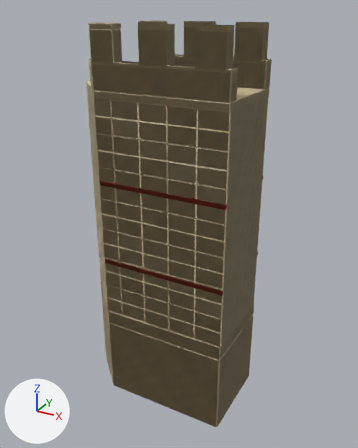
Before and after pictures for a commit that changed the glTF model app/assets/buildings/verona_gate_diagonal_link/verona_gate_diagonal_link.glb.
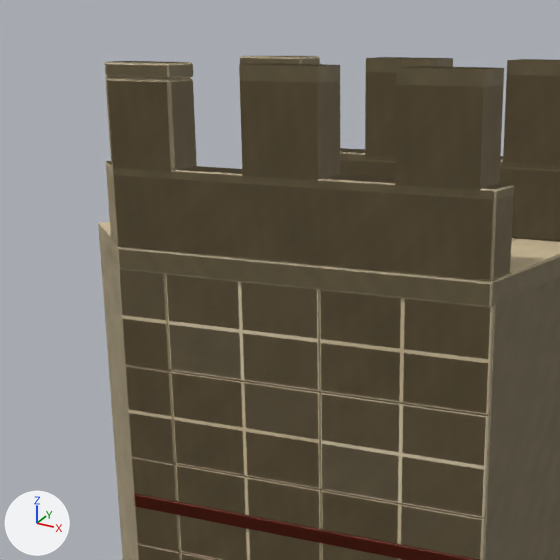
Each version is shown whole from a camera (50 mm lens) standing at (11.44, -10.19, 8.13) and looking at (5.74, 0.18, 2.94), then close up on the part from 14% to 71% of the width and 0% to 46% of the height. Every picture has the same lights, and +X, +Y and +Z are marked at lower left. The first two pictures are the older version. Where no turn or scale is listed for an object, it has been applied to the vertices. Vertices at exactly the same position are counted once.

Script lines for the objects in view, before the commit:
```python
ob_limestone_trim_001 = bpy.data.objects.new('Limestone_trim.001', me_walkway_limestone_trim_019)
ob_limestone_trim_001.location = (0.0, 0.0, 0.0)
ob_limestone_trim_002 = bpy.data.objects.new('Limestone_trim.002', me_walkway_limestone_trim_021)
ob_limestone_trim_002.location = (0.0, 0.0, 0.0)
ob_limestone_trim_004 = bpy.data.objects.new('Limestone_trim.004', me_walkway_limestone_trim_023)
ob_limestone_trim_004.location = (0.0, 0.0, 0.0)
ob_pompeian_red_004 = bpy.data.objects.new('Pompeian_red.004', me_wall_pompeian_red_023)
ob_pompeian_red_004.location = (0.0, 0.0, 0.0)
ob_travertine_001 = bpy.data.objects.new('Travertine.001', me_foundation_travertine_019)
ob_travertine_001.location = (0.0, 0.0, 0.0)
ob_travertine_002 = bpy.data.objects.new('Travertine.002', me_foundation_travertine_021)
ob_travertine_002.location = (0.0, 0.0, 0.0)
ob_travertine_004 = bpy.data.objects.new('Travertine.004', me_foundation_travertine_023)
ob_travertine_004.location = (0.0, 0.0, 0.0)
# also in view: 'Limewash.002' at (5.44, 0.0, 3.4); 'Limewash.001' at (5.44, 0.0, 3.4); 'Limewash.004' at (5.44, 0.0, 3.4)
```
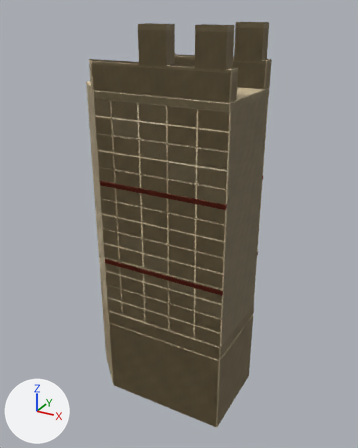
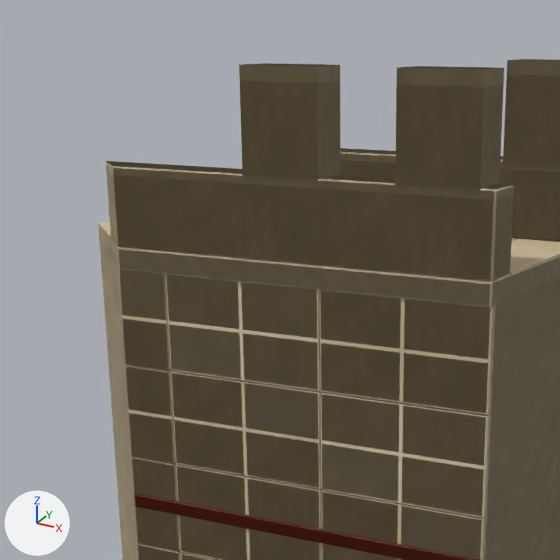
Boxes [x1, y1, x2, y2] around the edits, measured in the close-ups (560 x 560 px):
'Travertine.001', reshaped: before [98, 75, 560, 560]; after [98, 78, 560, 560]
'Travertine.002', reshaped: before [114, 78, 560, 560]; after [119, 81, 560, 560]
'Travertine.004', reshaped: before [107, 72, 560, 279]; after [240, 75, 560, 279]
'Limestone_trim.002', reshaped: before [98, 57, 560, 307]; after [98, 59, 560, 307]
'Limestone_trim.004', reshaped: before [113, 56, 560, 199]; after [113, 60, 560, 199]
'Limestone_trim.001', reshaped: before [106, 56, 560, 201]; after [106, 59, 560, 201]
part 1 of me_walkway_limestone_trim_019, deleted: before [367, 57, 452, 71]
part 2 of me_walkway_limestone_trim_019, deleted: before [266, 56, 319, 64]
part 3 of me_foundation_travertine_019, deleted: before [106, 77, 175, 171]
part 4 of me_foundation_travertine_019, deleted (brown): before [368, 75, 397, 158]
part 5 of me_walkway_limestone_trim_021, deleted (brown): before [104, 61, 193, 79]
part 6 of me_walkway_limestone_trim_021, deleted: before [269, 57, 320, 64]
part 7 of me_walkway_limestone_trim_021, deleted: before [368, 57, 453, 73]
part 8 of me_foundation_travertine_021, deleted (brown): before [114, 78, 197, 173]
part 9 of me_foundation_travertine_021, deleted (brown): before [367, 124, 396, 161]
part 10 of me_walkway_limestone_trim_023, deleted: before [240, 56, 319, 65]
part 11 of me_walkway_limestone_trim_023, deleted (brown): before [366, 58, 453, 72]
part 12 of me_foundation_travertine_023, deleted (brown): before [107, 78, 193, 170]
part 13 of me_foundation_travertine_023, deleted (brown): before [365, 72, 397, 159]

Edits to the bpy script that builds the scene:
```text
Change me_walkway_limestone_trim_019:
    remove me_walkway_limestone_trim_019.from_pydata(...)  # 208 vertices, 380 faces; spans x 3.29..7.6, y -1.15..1.15, z 6.22..7.8
    add me_walkway_limestone_trim_019.from_pydata(...)  # 138 vertices, 252 faces; spans x 3.29..7.6, y -1.15..1.15, z 6.22..7.8
    me_walkway_limestone_trim_019 part 1: the loose piece of 24 vertices spanning x 5.52..6.18, y 0.81..1.15, z 7.69..7.8 is deleted
    me_walkway_limestone_trim_019 part 2: the loose piece of 20 vertices spanning x 4.25..4.88, y 0.81..1.15, z 7.69..7.8 is deleted
    other edits to the shape of me_walkway_limestone_trim_019 do not show in these pictures
Change me_foundation_travertine_019:
    remove me_foundation_travertine_019.from_pydata(...)  # 3182 vertices, 5816 faces; spans x 3.29..7.6, y -1.15..1.15, z -2.0..7.69
    add me_foundation_travertine_019.from_pydata(...)  # 3112 vertices, 5688 faces; spans x 3.29..7.6, y -1.15..1.15, z -2.0..7.69
    me_foundation_travertine_019 part 3: the loose piece of 26 vertices spanning x 4.22..4.88, y -1.15..-0.81, z 6.98..7.69 is deleted
    me_foundation_travertine_019 part 4: the loose piece of 24 vertices spanning x 5.52..6.18, y 0.81..1.15, z 6.98..7.69 is deleted
    other edits to the shape of me_foundation_travertine_019 do not show in these pictures
Change me_walkway_limestone_trim_021:
    remove me_walkway_limestone_trim_021.from_pydata(...)  # 144 vertices, 252 faces; spans x 3.29..7.6, y -1.15..1.15, z 6.22..7.8
    add me_walkway_limestone_trim_021.from_pydata(...)  # 90 vertices, 156 faces; spans x 3.29..7.6, y -1.15..1.15, z 6.22..7.8
    me_walkway_limestone_trim_021 part 5: the loose piece of 26 vertices spanning x 4.22..4.88, y -1.15..-0.81, z 7.69..7.8 is deleted
    me_walkway_limestone_trim_021 part 6: the loose piece of 20 vertices spanning x 4.25..4.88, y 0.81..1.15, z 7.69..7.8 is deleted
    me_walkway_limestone_trim_021 part 7: the loose piece of 8 vertices spanning x 5.52..6.18, y 0.81..1.15, z 7.69..7.8 is deleted
Change me_foundation_travertine_021:
    remove me_foundation_travertine_021.from_pydata(...)  # 602 vertices, 1020 faces; spans x 3.29..7.6, y -1.15..1.15, z -2.0..7.69
    add me_foundation_travertine_021.from_pydata(...)  # 548 vertices, 924 faces; spans x 3.29..7.6, y -1.15..1.15, z -2.0..7.69
    me_foundation_travertine_021 part 8: the loose piece of 26 vertices spanning x 4.22..4.88, y -1.15..-0.81, z 6.98..7.69 is deleted
    me_foundation_travertine_021 part 9: the loose piece of 8 vertices spanning x 5.52..6.18, y 0.81..1.15, z 6.98..7.69 is deleted
    other edits to the shape of me_foundation_travertine_021 do not show in these pictures
Change me_walkway_limestone_trim_023:
    remove me_walkway_limestone_trim_023.from_pydata(...)  # 144 vertices, 252 faces; spans x 3.29..7.6, y -1.15..1.15, z 6.22..7.8
    add me_walkway_limestone_trim_023.from_pydata(...)  # 90 vertices, 156 faces; spans x 3.29..7.6, y -1.15..1.15, z 6.22..7.8
    me_walkway_limestone_trim_023 part 10: the loose piece of 20 vertices spanning x 4.25..4.88, y 0.81..1.15, z 7.69..7.8 is deleted
    me_walkway_limestone_trim_023 part 11: the loose piece of 8 vertices spanning x 5.52..6.18, y 0.81..1.15, z 7.69..7.8 is deleted
    other edits to the shape of me_walkway_limestone_trim_023 do not show in these pictures
Change me_foundation_travertine_023:
    remove me_foundation_travertine_023.from_pydata(...)  # 170 vertices, 300 faces; spans x 3.29..7.6, y -1.15..1.15, z -2.0..7.69
    add me_foundation_travertine_023.from_pydata(...)  # 116 vertices, 204 faces; spans x 3.29..7.6, y -1.15..1.15, z -2.0..7.69
    me_foundation_travertine_023 part 12: the loose piece of 26 vertices spanning x 4.22..4.88, y -1.15..-0.81, z 6.98..7.69 is deleted
    me_foundation_travertine_023 part 13: the loose piece of 8 vertices spanning x 5.52..6.18, y 0.81..1.15, z 6.98..7.69 is deleted
    other edits to the shape of me_foundation_travertine_023 do not show in these pictures
```
